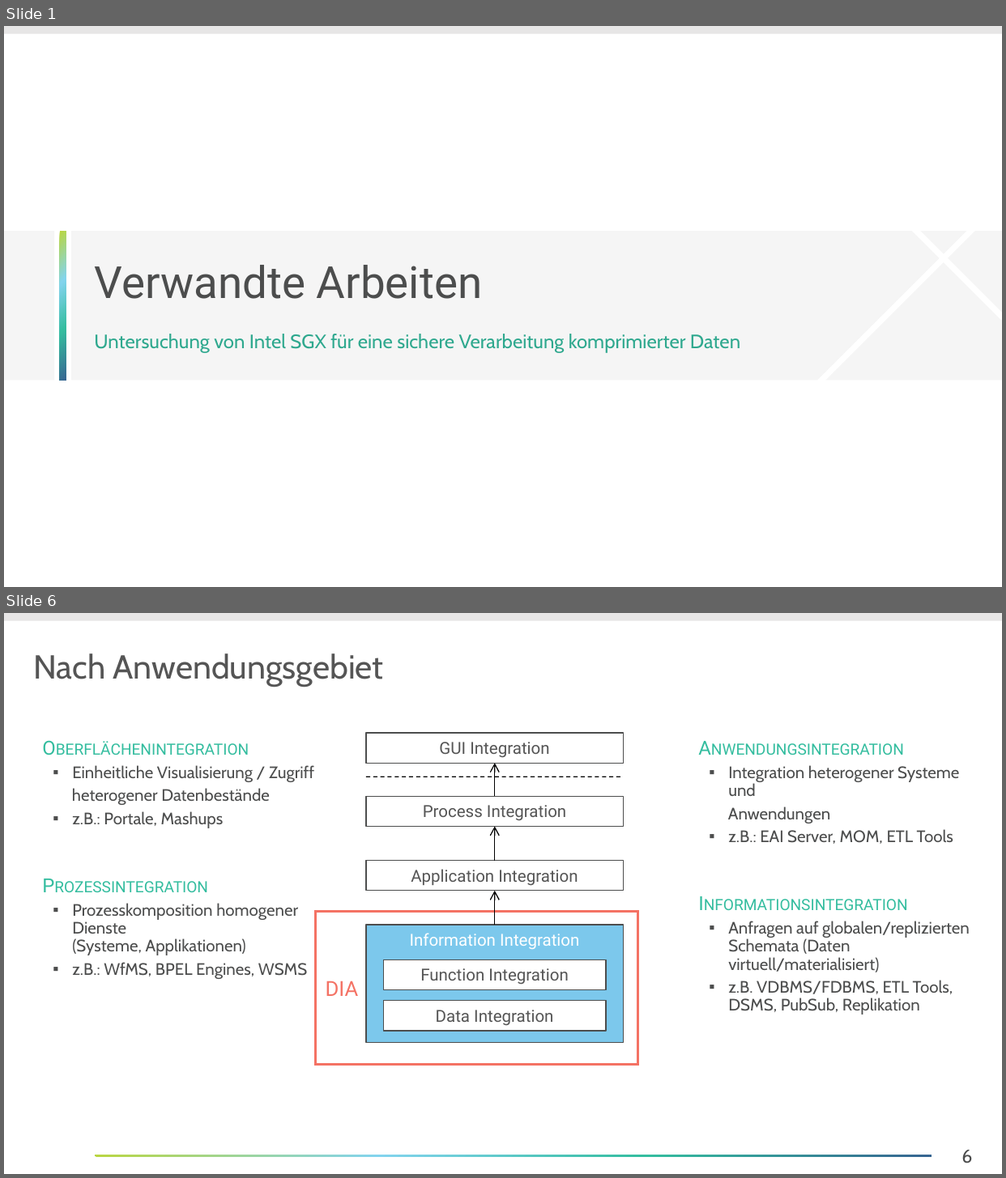
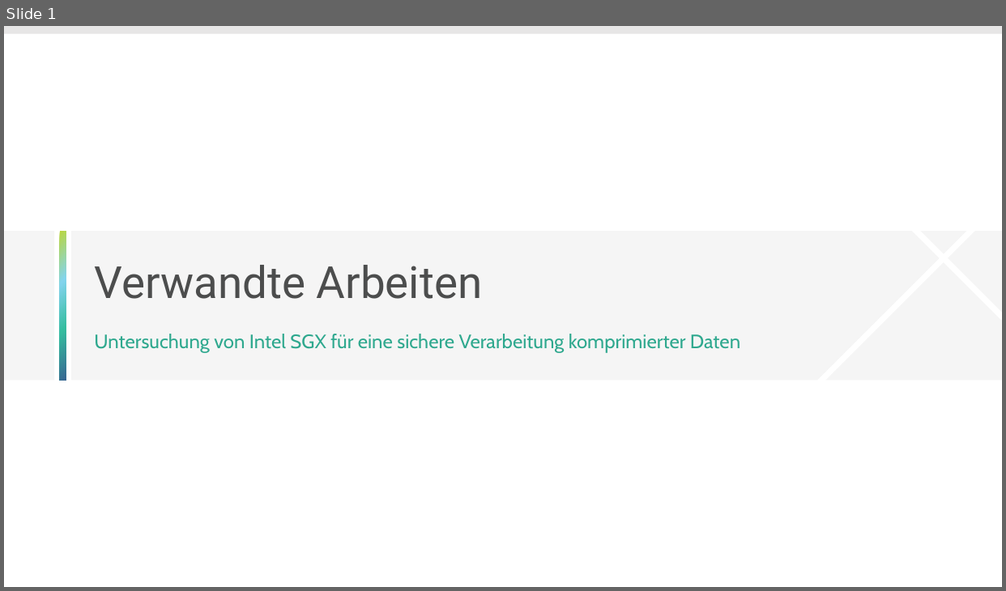
Before and after one commit to Lucku/bachelorthesis, a slide deck: Dokument/Entwürfe/02 Verwandte Arbeiten.pptx. Shown one above the other, each under a label of ours: slides 1 and 6 before the commit, slide 1 after it; the slides between them are not shown. The pictures are 1006x1178 and 1006x591 pixels, drawn with LibreOffice and Linux fonts; fonts in the diff are those of the drawing; background and template pictures are left out. Boxes give left, top, right and bottom in pixels: in the first picture for what was removed or moved away, otherwise in the second. Text is boxed around its words. In the diff, an @@ line names an element or a change of style, - is before the commit and + after.

```diff
--- a/Dokument/Entwürfe/02 Verwandte Arbeiten.pptx
+++ b/Dokument/Entwürfe/02 Verwandte Arbeiten.pptx
@@ slide 6 removed at (4,613,1002,1174), background #FFFFFF; not listed: 1 template element that a slide beside it also shows @@
@@ title removed at (33,653,384,687) @@
-Nach Anwendungsgebiet
@@ rectangle removed at (366,733,624,763) @@
-GUI Integration
@@ text removed at (72,765,314,979) @@
-Oberflächenintegration
-  ▪ Einheitliche Visualisierung / Zugriff
-  heterogener Datenbestände
-  ▪ z.B.: Portale, Mashups
-Prozessintegration
-  ▪ Prozesskomposition homogener Dienste
-    (Systeme, Applikationen)
-  ▪ z.B.: WfMS, BPEL Engines, WSMS
@@ line removed from (366, 777) to (624, 777) @@
@@ arrow removed from (495, 797) to (495, 763) @@
@@ text removed at (728,765,970,1015) @@
-Anwendungsintegration
-  ▪ Integration heterogener Systeme und
-  Anwendungen
-  ▪ z.B.: EAI Server, MOM, ETL Tools
-Informationsintegration
-  ▪ Anfragen auf globalen/replizierten Schemata (Daten virtuell/materialisiert)
-  ▪ z.B. VDBMS/FDBMS, ETL Tools, DSMS, PubSub, Replikation
@@ rectangle removed at (366,797,624,827) @@
-Process Integration
@@ arrow removed from (495, 861) to (495, 827) @@
@@ rectangle removed at (366,861,624,890) @@
-Application Integration
@@ arrow removed from (495, 926) to (495, 890) @@
@@ rectangle removed at (315,911,637,1065) @@
-DIA
@@ rectangle removed at (366,926,624,1043) @@
-Information Integration
@@ rectangle removed at (383,960,606,990) @@
-Function Integration
@@ rectangle removed at (383,1001,606,1031) @@
-Data Integration
@@ rectangle removed at (95,1155,932,1157) @@
@@ page number removed at (961,1150,972,1164) @@
-6
```
Also in this commit, not shown: 9 slides added, 4 other slides removed, 11 other files.
